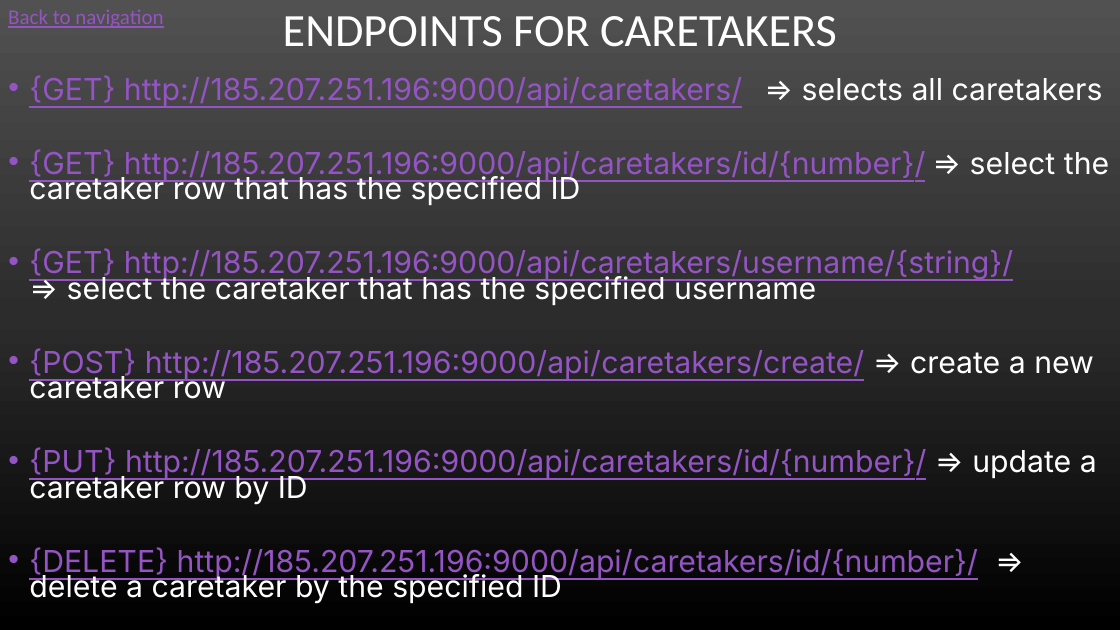
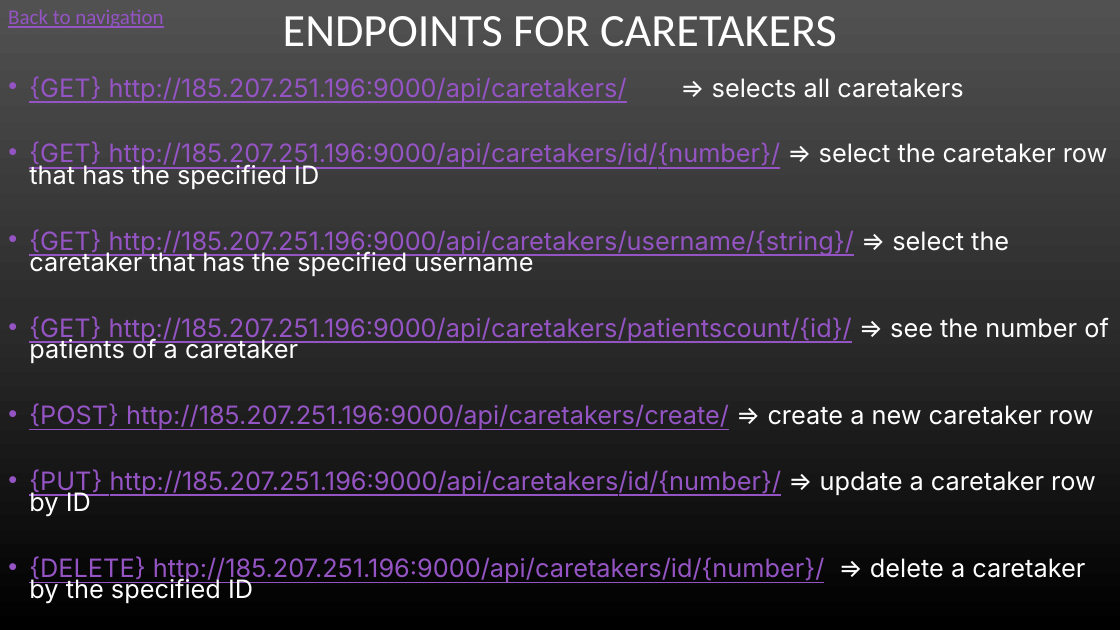
Before and after one commit to SkyNeTz22/IP_API, a slide deck: slide 6 of useful_files/Documentation/IP_API_DOCUMENTATION.pptx. Drawn at 1120x630 pixels with LibreOffice and Linux fonts; fonts in the diff are those of the drawing. Boxes give left, top, right and bottom in pixels: in the first picture for what was removed or moved away, otherwise in the second. Text is boxed around its words. In the diff, an @@ line names an element or a change of style, - is before the commit and + after.

```diff
--- a/useful_files/Documentation/IP_API_DOCUMENTATION.pptx
+++ b/useful_files/Documentation/IP_API_DOCUMENTATION.pptx
@@ text at <box>29,76,1108,604</box>: size 25.9 to 21.7 pt in "{GET} http://185.207.251.196:9000/api/caretakers/ => selects ...", "{GET} http://185.207.251.196:9000/api/caretakers/id/{number} ...", "{GET} http://185.207.251.196:9000/api/caretakers/username/{s ...", "{POST} http://185.207.251.196:9000/api/caretakers/create/ => ..." and 2 more places @@
@@ text at <box>29,316,1109,363</box>: paragraph added @@
+• {GET} http://185.207.251.196:9000/api/caretakers/patientscount/{id}/ => see the number of patients of a caretaker
```
Also in this commit, not shown: 4 other slides changed, 1 other file.
